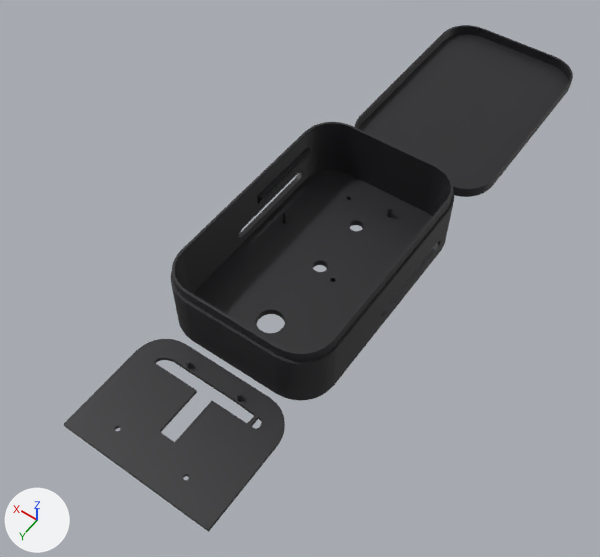
The Blender file Modelo 3D/espcasev5.blend as it was, and as the next commit left it.
Before and after are seen from a camera (50 mm lens) standing at (-0.128, 0.251, 0.291) and looking at (0.013, 0.053, -0.019). Lighting does not change. The marker at lower left points along +X, +Y and +Z.

Names of what the first picture shows: 'Case', 'New_lid', 'RFID Slider'.
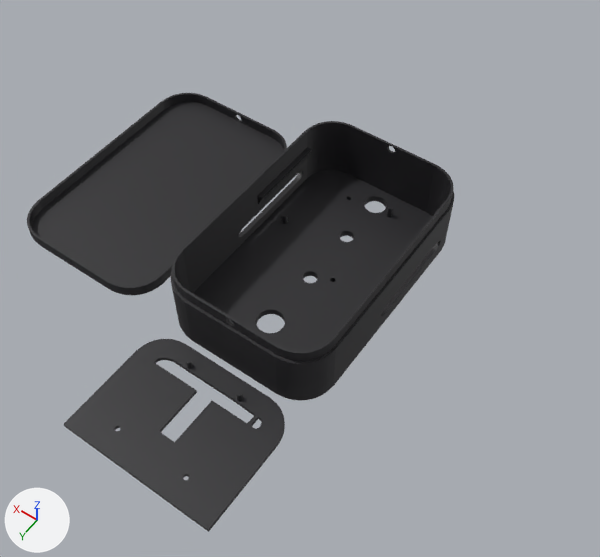
Patch to the scene script:
```diff
--- a/Modelo 3D/espcasev5.blend.py
+++ b/Modelo 3D/espcasev5.blend.py
@@ me_plane_007 @@
 # used by ob_case; location = (0.0, 0.0588, 0.0165); scale = (1.1, 1.1, 1.1)
-me_plane_007.from_pydata(...)  # 2359 vertices, 2157 faces; spans x -0.035..0.035, y -0.0545..0.0545, z -0.015..0.015
+me_plane_007.from_pydata(...)  # 2728 vertices, 2451 faces; spans x -0.035..0.035, y -0.0545..0.0545, z -0.015..0.0154
+# me_plane_007 part 1: 124 vertices moved from x -0.0031..0.0263, y -0.0319..0.001, z -0.015..-0.012 to x -0.0031..0.0264, y -0.0247..0.0079, z -0.015..-0.012; 74 vertices removed from x -0.0071..0.0269, y -0.0535..0.0535, z -0.015..0.015; 443 vertices added at x -0.034..0.034, y -0.0535..0.0535, z -0.015..0.0154
 me_plane_007.materials.append(mat_material_002)
@@ ob_new_lid @@
 ob_new_lid = bpy.data.objects.new('New_lid', me_plane_006)
-ob_new_lid.location = (0.0, -0.078, 0.0031)
+ob_new_lid.location = (0.0904, 0.0592, 0.0031)
 ob_new_lid.rotation_euler = (0.0, 3.142, 0.0)  # degrees (0, 180, 0)
```

Where the change shows, as pixel boxes (x1, y1, x2, y2) in the pictures (600 x 557 px):
'New_lid', moved: before (355, 25, 573, 197); after (27, 93, 287, 295)
'Case', reshaped: before (171, 122, 454, 400); after (171, 121, 454, 400)
part 1 of me_plane_007, built on: before (207, 135, 432, 341); after (172, 121, 454, 354)
